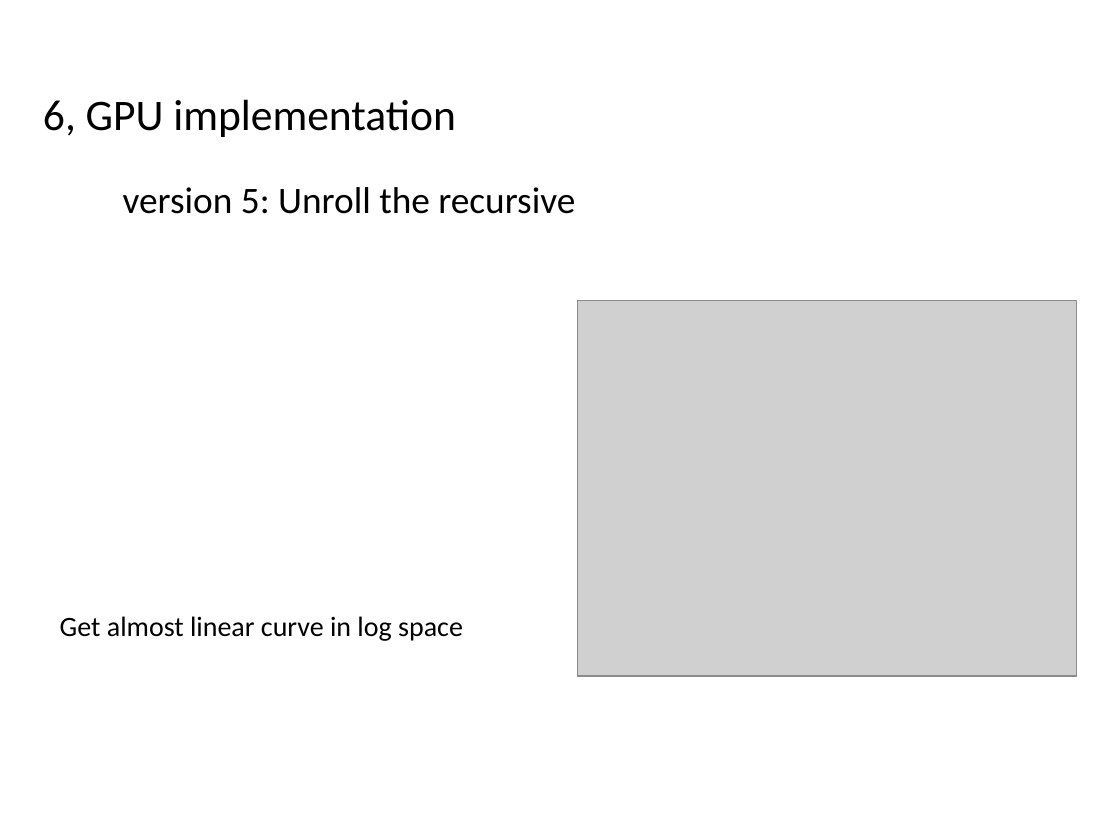
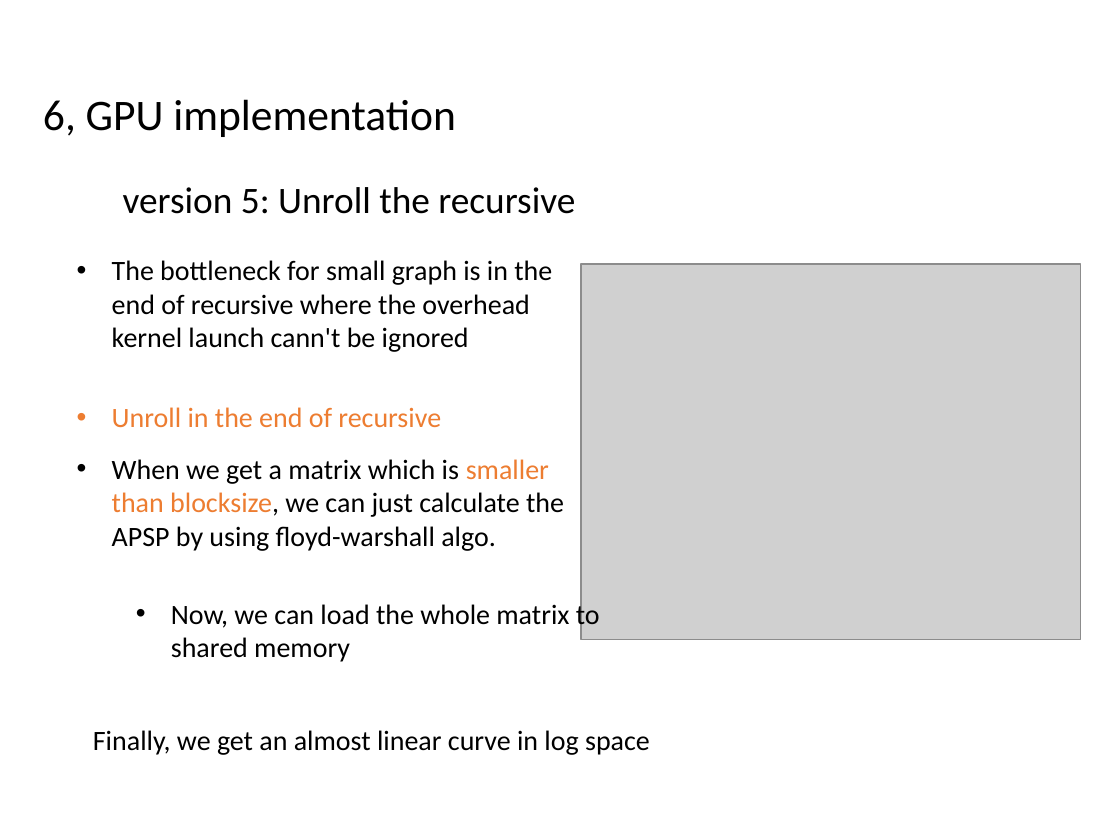
Before and after one commit to deyiaodiao/APSP_CUDA, a slide deck: slide 13 of report/CS677 Final Project.pptx (slide 12 before the commit). Drawn at 1120x840 pixels with LibreOffice and Linux fonts; fonts in the diff are those of the drawing; grey boxes stand for pictures. Boxes give left, top, right and bottom in pixels: in the first picture for what was removed or moved away, otherwise in the second. Text is boxed around its words. In the diff, an @@ line names an element or a change of style, - is before the commit and + after.

```diff
--- a/report/CS677 Final Project.pptx
+++ b/report/CS677 Final Project.pptx
@@ text added at bbox=[112, 260, 552, 352], 18 pt, text #000000 @@
+• The bottleneck for small graph is in the end of recursive where the overhead kernel launch cann't be ignored
@@ picture: place and size @@
-picture at bbox=[577, 301, 1076, 676]
+picture at bbox=[581, 264, 1081, 640]
@@ text added at bbox=[112, 407, 441, 427], 18 pt, text #ED7D31 @@
+• Unroll in the end of recursive
@@ text added at bbox=[112, 459, 564, 551], 18 pt, text #000000 @@
+• When we get a matrix which is smaller than blocksize, we can just calculate the APSP by using floyd-warshall algo.
@@ text added at bbox=[171, 601, 600, 662], 18 pt, text #000000 @@
+• Now, we can load the whole matrix to shared memory
@@ text at bbox=[93, 730, 650, 755]: text changed @@
-Get almost linear curve in log space
+Finally, we get an almost linear curve in log space
```
Also in this commit, not shown: 12 other slides changed, 1 slide added, 3 other files.
